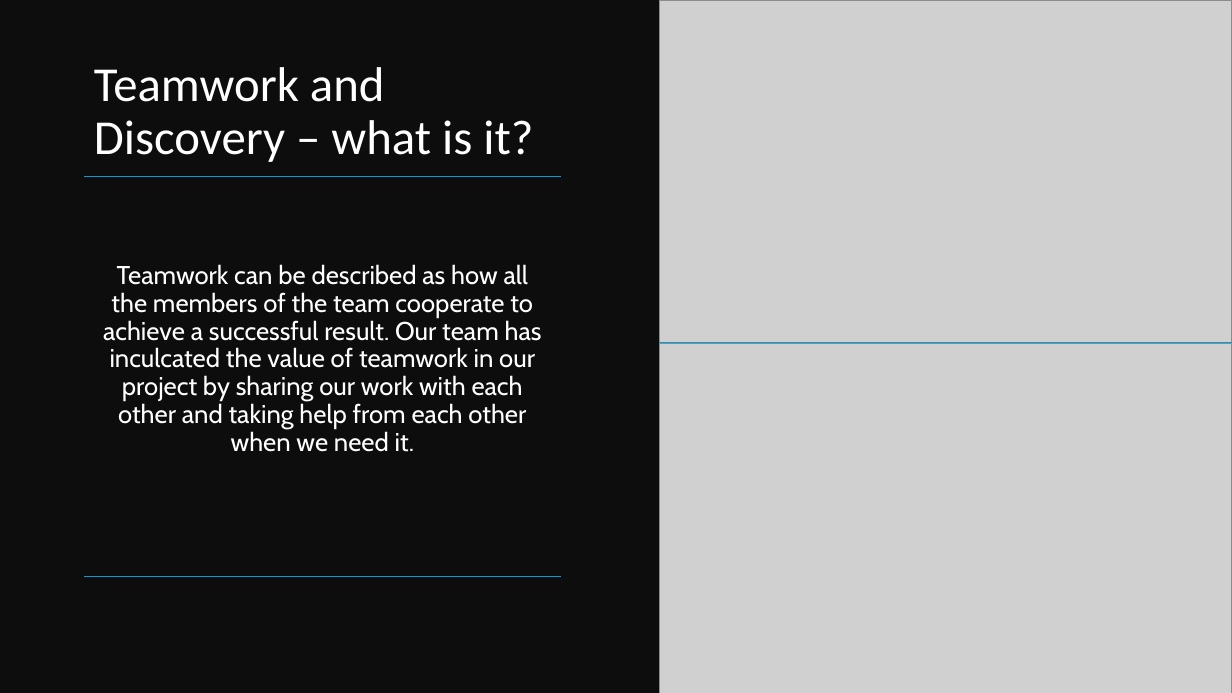
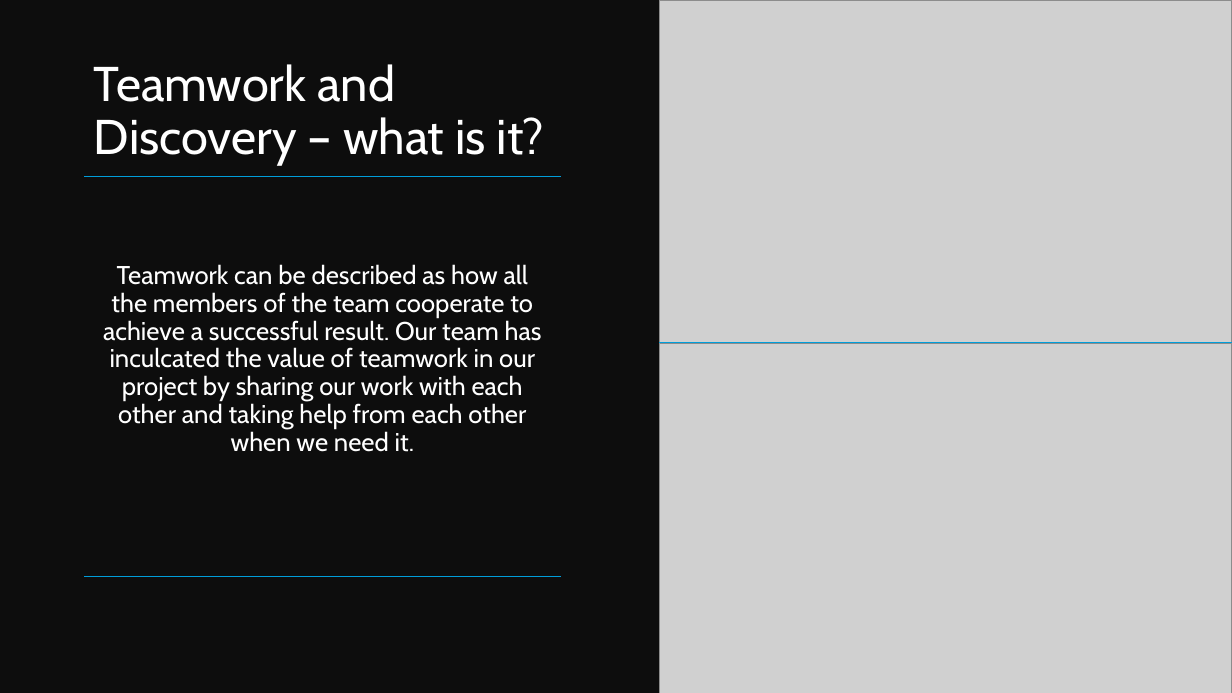
Before and after one commit to prokenz101/fll-optimus, a slide deck: slide 12 of Core_values_-_Team_Optimus-1.pptx. Drawn at 1232x693 pixels with LibreOffice and Linux fonts; fonts in the diff are those of the drawing; grey boxes stand for pictures. Boxes give left, top, right and bottom in pixels: in the first picture for what was removed or moved away, otherwise in the second. Text is boxed around its words. In the diff, an @@ line names an element or a change of style, - is before the commit and + after.

```diff
--- a/Core_values_-_Team_Optimus-1.pptx
+++ b/Core_values_-_Team_Optimus-1.pptx
@@ text "Teamwork and Discovery – what ..." at (x1=94, y1=64, x2=544, y2=165): font Calibri to Cabin @@
```
Also in this commit, not shown: 5 other slides changed.
